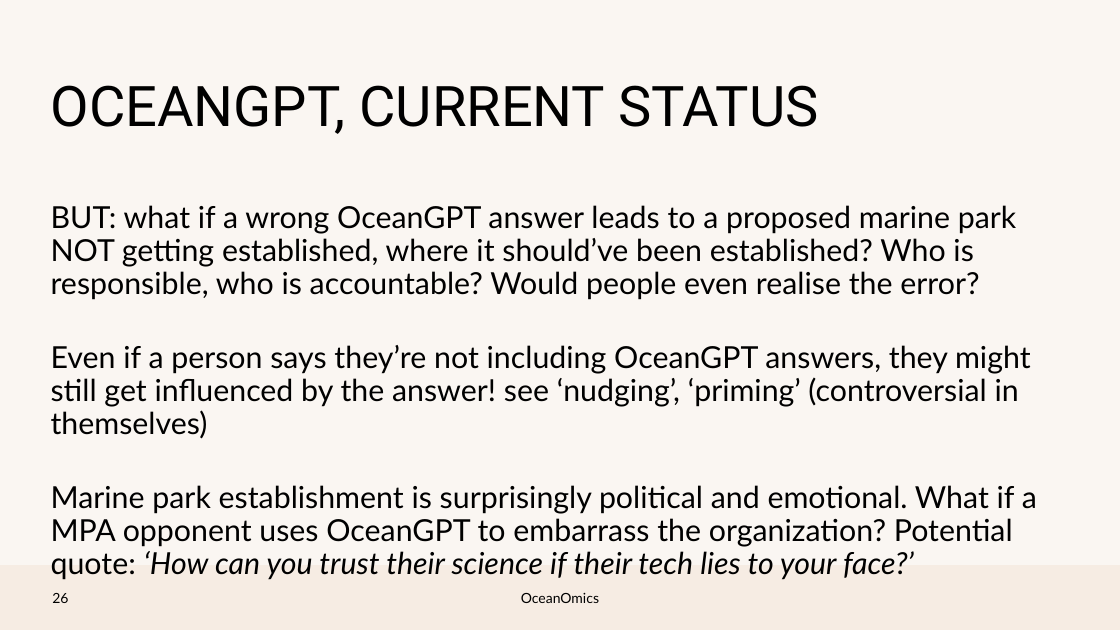
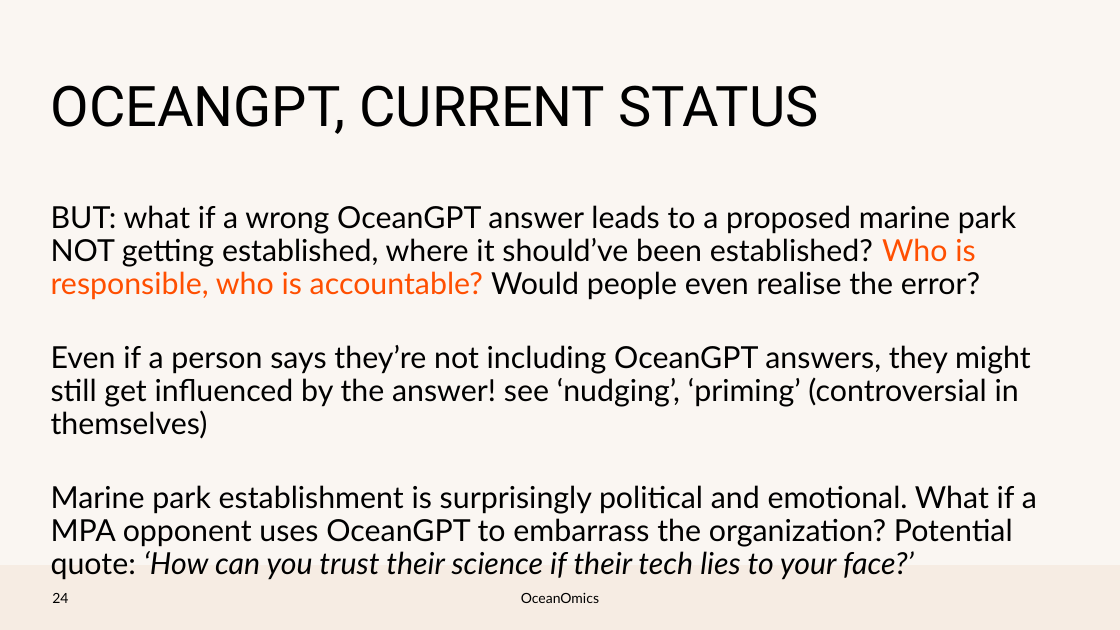
Before and after one commit to pmlg/June2023_LLM_repo, a slide deck: slide 23 of PMLG talk.pptx (slide 25 before the commit). Drawn at 1120x630 pixels with LibreOffice and Linux fonts; fonts in the diff are those of the drawing; background and template pictures are left out. Boxes give left, top, right and bottom in pixels: in the first picture for what was removed or moved away, otherwise in the second. Text is boxed around its words. In the diff, an @@ line names an element or a change of style, - is before the commit and + after.

```diff
--- a/PMLG talk.pptx
+++ b/PMLG talk.pptx
@@ text at [51,205,1016,299]: text colour #000000 to #FF4F01 in "Who is responsible, who is accountable?" @@
@@ page number at [52,593,68,603]: text changed @@
-26
+24
```
Also in this commit, not shown: 13 other slides changed, 1 slide added.
